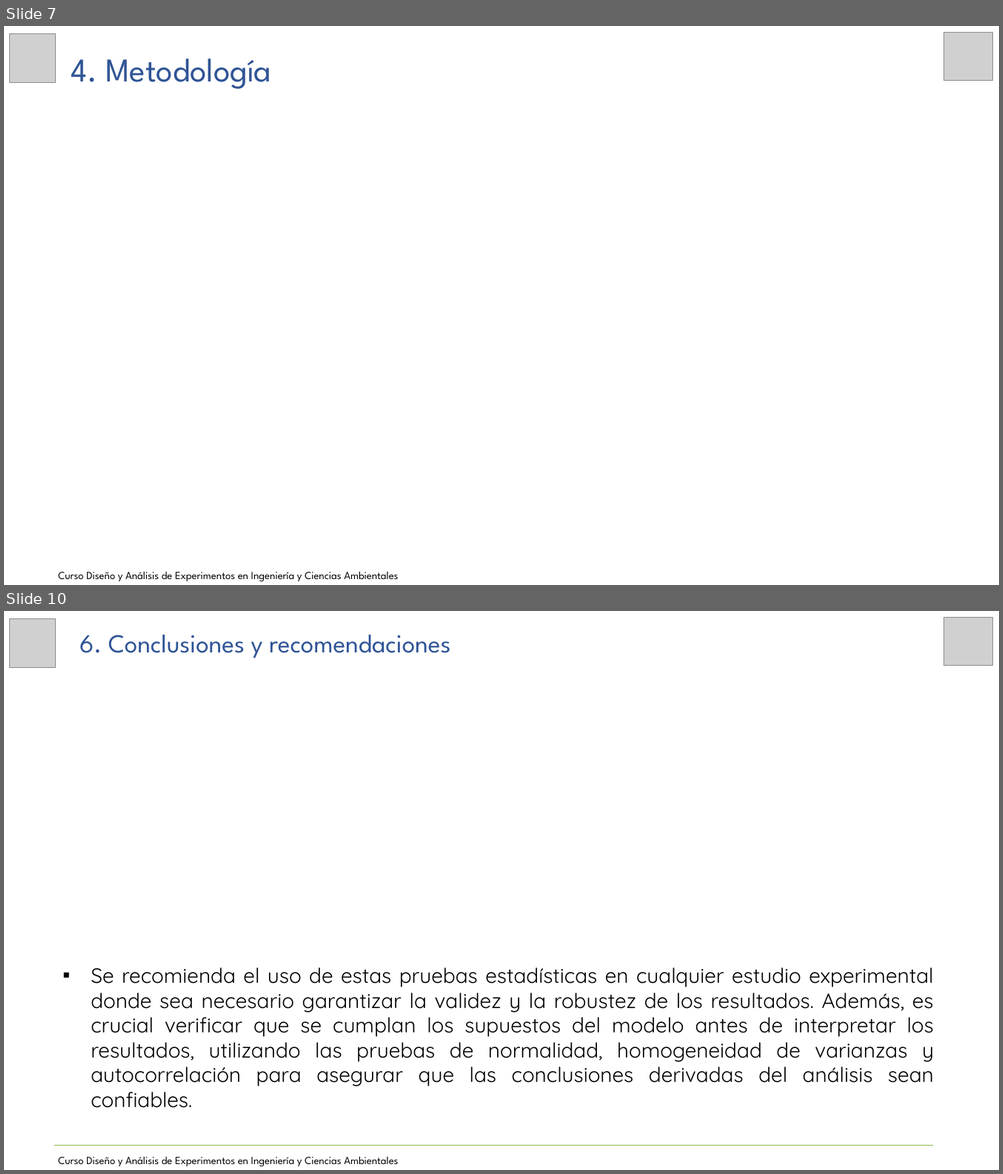
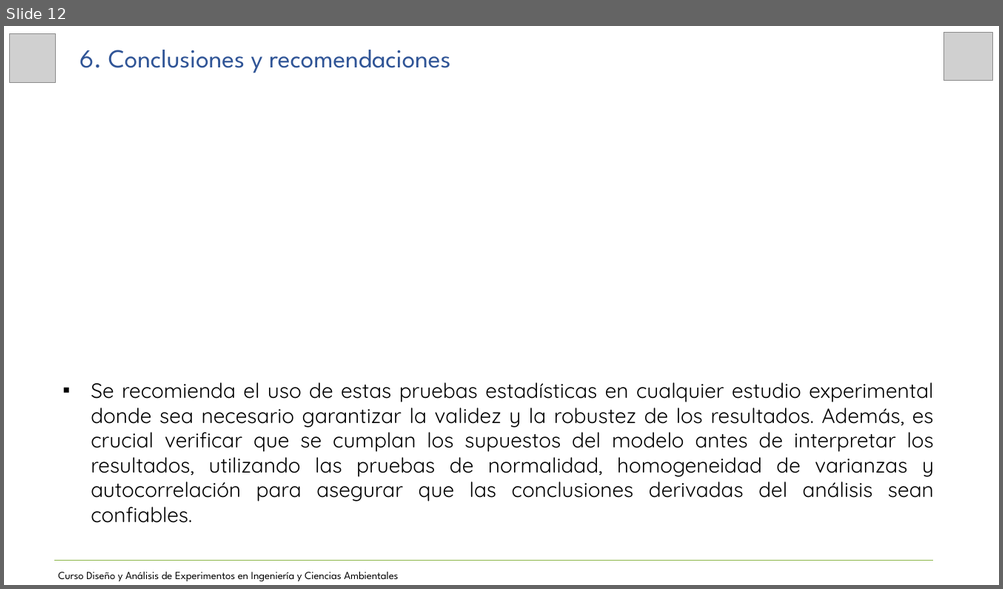
Before and after one commit to JoseZevallosR/Diseno_experimental, a slide deck: tarea4/04_Presentación_A_Estadístico_24_09_2024.pptx. Shown one above the other, each under a label of ours: slides 7 and 10 before the commit, slide 12 after it; the slides between them are not shown. The pictures are 1003x1174 and 1003x589 pixels, drawn with LibreOffice and Linux fonts; fonts in the diff are those of the drawing; grey boxes stand for pictures. Boxes give left, top, right and bottom in pixels: in the first picture for what was removed or moved away, otherwise in the second. Text is boxed around its words. In the diff, an @@ line names an element or a change of style, - is before the commit and + after.

```diff
--- a/tarea4/04_Presentación_A_Estadístico_24_09_2024.pptx
+++ b/tarea4/04_Presentación_A_Estadístico_24_09_2024.pptx
@@ slide 7 removed at bbox=[4, 26, 999, 585], background #FFFFFF @@
@@ picture removed at bbox=[10, 34, 56, 83] @@
@@ picture removed at bbox=[944, 32, 993, 81] @@
@@ text removed at bbox=[71, 59, 271, 89] @@
-4. Metodología
@@ text removed at bbox=[58, 572, 398, 582] @@
-Curso Diseño y Análisis de Experimentos en Ingeniería y Ciencias Ambientales
@@ what was slide 10 is now slide 12 @@
```
Also in this commit, not shown: 3 slides changed, 3 slides added, 7 other files.
